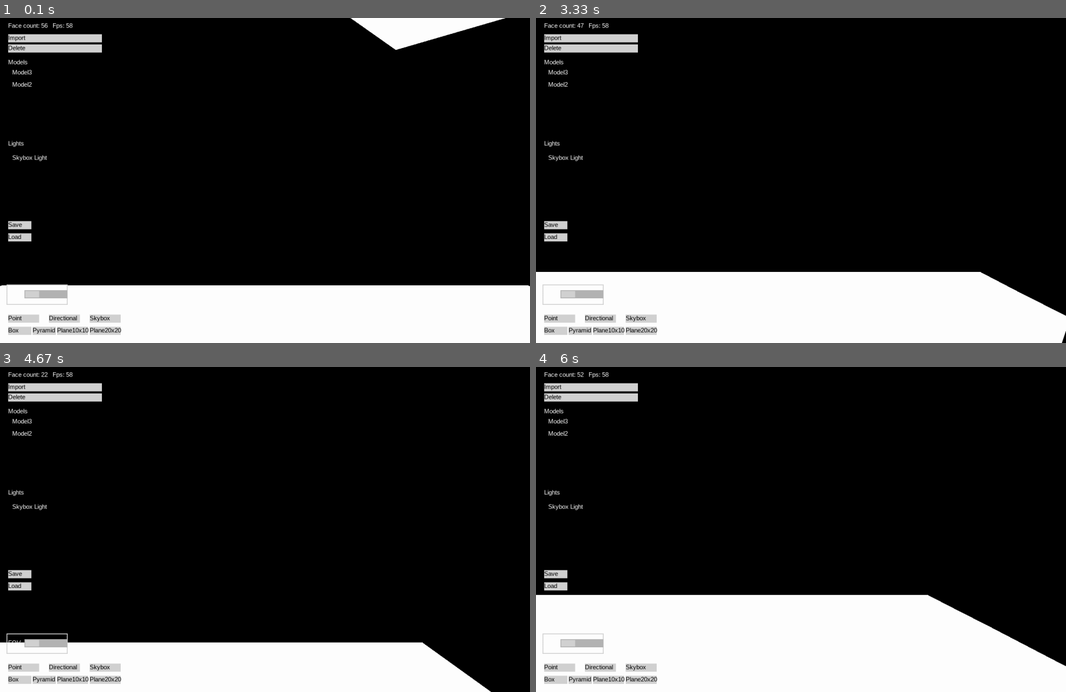
Above: before the commit, frames 1-4 (two rows, left to right).
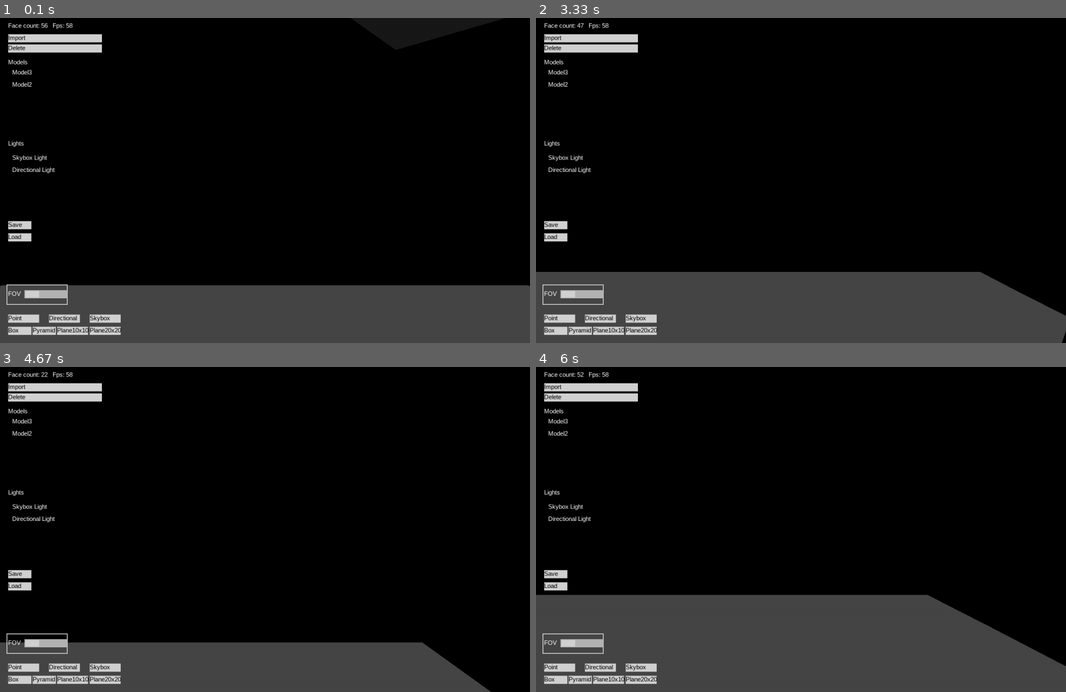
Above: after the commit, the same moments.

Repository: MichalTraczyk/pygame-3d-renderer
Game: pygame game, started from src/main.py
Two runs of this game, one before a commit and one after it. Both use one fixed random seed, a clock stepped at 60 frames per second and the inputs below.
Inputs (mouse positions are in pixels of both pictures, inside the frame that each line leads up to):
- Up to frame 1 (0.1 s): no input
- Up to frame 2 (3.33 s): hold Right 0.33-0.8 s; move the mouse to (779, 193) at 0.37 s; hold Up 0.83-1.13 s; click "Import" at 1.22 s; right-click (801, 203) at 1.55 s; hold Right 1.83-2.3 s; hold Left 2.33-2.87 s; hold Down 2.9-3.2 s; tap E at 3.05 s; hold Left from 3.23 s (still down)
- Up to frame 3 (4.67 s): release Left at 3.63 s; hold Up 3.67-4.03 s; hold Right from 4.07 s (still down); tap E at 4.22 s
- Up to frame 4 (6 s): release Right at 4.7 s; hold Down 4.73-5.1 s; hold Left 5.13-5.6 s; hold Right from 5.63 s (still down); tap E at 5.78 s

The runs differ from the first frame. In frame 1, 18% of the frame differs, in the area x 0-100%, y 0-100%; in frame 2, 20%; in frame 3, 12%; in frame 4, 26%, in the area x 0-100%, y 45-100%.

Commit message:
better starting scene

Diff:
--- a/src/Screen.py
+++ b/src/Screen.py
@@ -42,7 +42,8 @@
         kMove = KeyboardMove()
         obj = DrawableMesh(Vector3(0, -2, 1))
         obj.assign_mesh(Primitives.generate_plane(10, 1))
-        LightManager.register_light(SkyboxLight(Vector3(0, 0, 0), 1, Color(255, 255, 255)))
+        LightManager.register_light(SkyboxLight(Vector3(0, 0, 0), 0.1, Color(255, 255, 255)))
+        LightManager.register_light(DirectionalLight(Vector3(0, 0, 0),Vector3(1, -1, 0), 0.25, Color(255, 255, 255)))
         mesh = Primitives.generate_box()
         obj = DrawableMesh(Vector3(-1, 1, 1.7))
         obj.assign_mesh(mesh)
